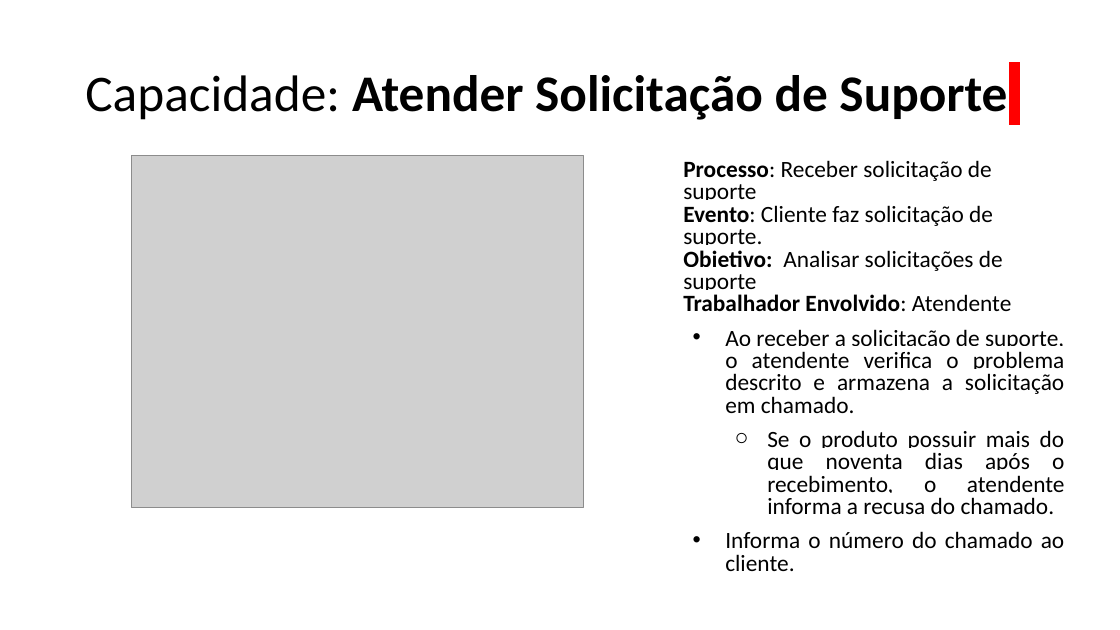
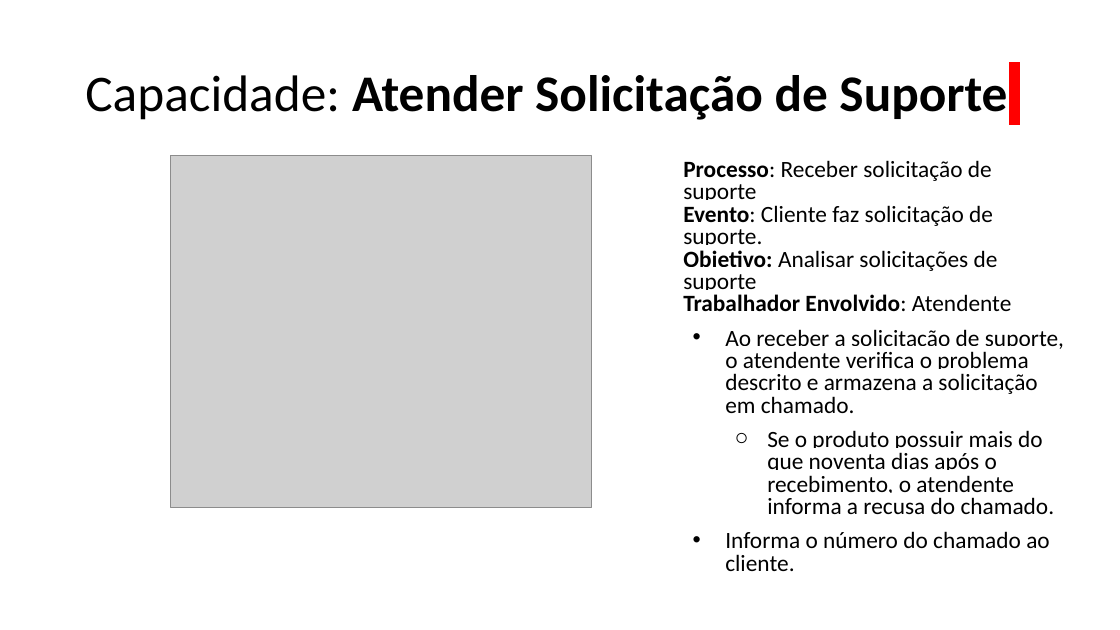
Before and after one commit to emersonsoaresdasilva/projeto-ope, a slide deck: slide 8 of 18-Descrição dos Processos de Negócio.pptx (slide 7 before the commit). Drawn at 1120x630 pixels with LibreOffice and Linux fonts; fonts in the diff are those of the drawing; grey boxes stand for pictures. Boxes give left, top, right and bottom in pixels: in the first picture for what was removed or moved away, otherwise in the second. Text is boxed around its words. In the diff, an @@ line names an element or a change of style, - is before the commit and + after.

```diff
--- a/18-Descrição dos Processos de Negócio.pptx
+++ b/18-Descrição dos Processos de Negócio.pptx
@@ picture: place and size @@
-picture at (132, 155, 584, 507)
+picture at (171, 155, 592, 507)
@@ text at (725, 329, 1064, 571): alignment justified to left @@
```
Also in this commit, not shown: 21 other slides changed, 1 slide added, 15 other files.
